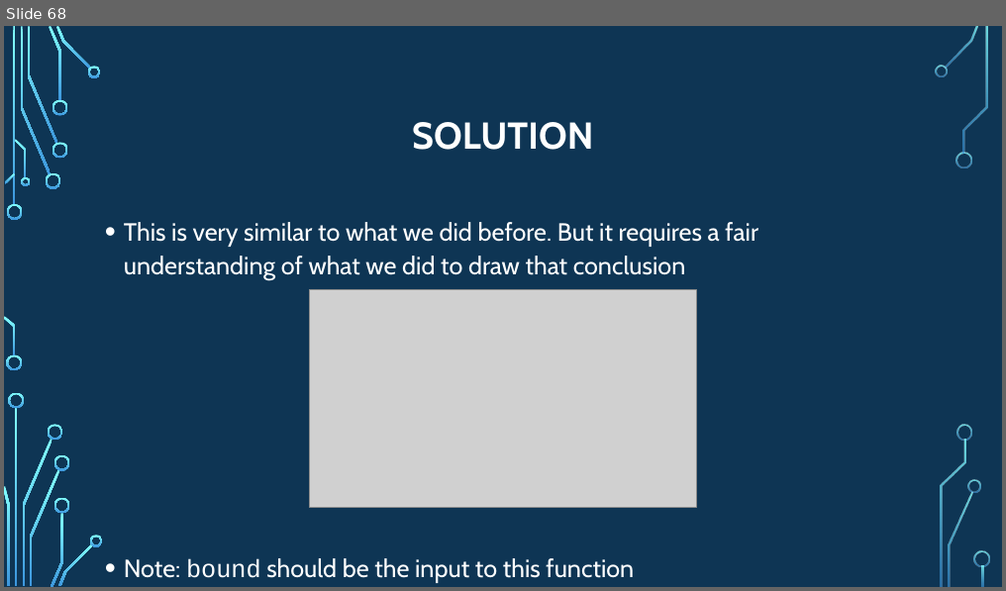
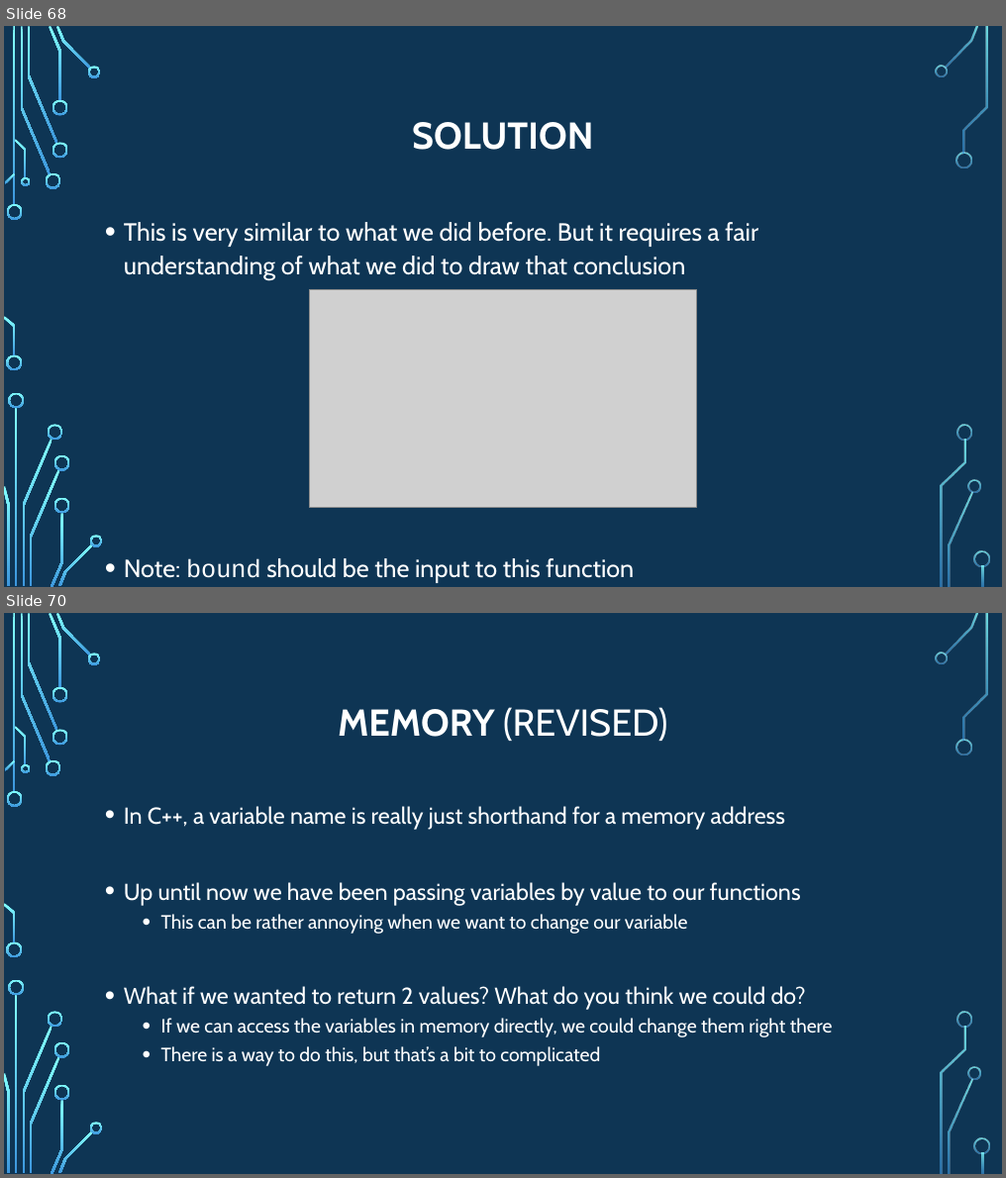
Before and after one commit to psypdt/ZIS_C-_Summer_Course_2019, a slide deck: Day_4/Day_4.pptx. Shown one above the other, each under a label of ours: slide 68 before the commit, slides 68 and 70 after it; the slides between them are not shown. The pictures are 1006x591 and 1006x1178 pixels, drawn with LibreOffice and Linux fonts; fonts in the diff are those of the drawing; grey boxes stand for pictures; background and template pictures are left out. Boxes give left, top, right and bottom in pixels: in the first picture for what was removed or moved away, otherwise in the second. Text is boxed around its words. In the diff, an @@ line names an element or a change of style, - is before the commit and + after.

```diff
--- a/Day_4/Day_4.pptx
+++ b/Day_4/Day_4.pptx
@@ slide 70 added at [4,613,1002,1174], background picture (left out); not listed: 36 template elements that a slide beside it also shows @@
@@ title added at [338,707,667,741], 36 pt, text #FFFFFF @@
+MEMORY (REVISED)
@@ text added at [124,806,833,1066], 22.2 pt, text #FFFFFF @@
+• In C++, a variable name is really just shorthand for a memory address
+• Up until now we have been passing variables by value to our functions
+  • This can be rather annoying when we want to change our variable
+• What if we wanted to return 2 values? What do you think we could do?
+  • If we can access the variables in memory directly, we could change them right there
+  • There is a way to do this, but that’s a bit to complicated
```
Also in this commit, not shown: 15 slides changed, 1 other slide added.
